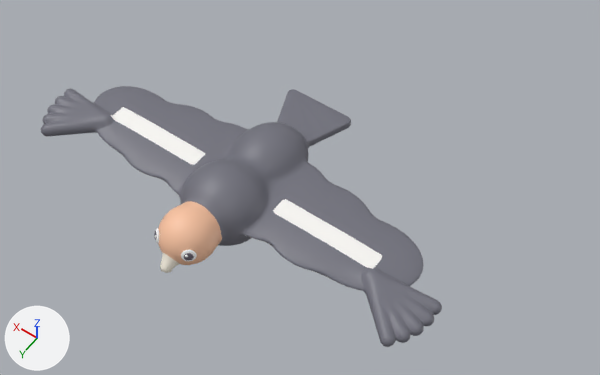
Renders of the glTF model game/art/models/california_condor.glb from each side of a commit.
Camera for both pictures: a 50 mm camera at (-1.7, 1.96, 4.14) aimed at (-0.23, -0.11, 0.89). The lights are fixed; the arrows at lower left show +X, +Y and +Z. The picture after the commit comes second. Vertices at exactly the same position are counted once.

Before the edit, the objects in view are built like this:
```python
me_california_condor_toon = bpy.data.meshes.new('california_condor_toon')
me_california_condor_toon.from_pydata(...)  # 5618 vertices, 11232 faces; spans x -1.15..1.15, y -0.63..0.66, z 0.72..1.12
me_california_condor_toon.materials.append(mat_defaultmaterial)
me_california_condor_toon_face = bpy.data.meshes.new('california_condor_toon_face')
me_california_condor_toon_face.from_pydata(...)  # 812 vertices, 1600 faces; spans x -0.121..0.121, y 0.541..0.592, z 0.965..1.034
me_california_condor_toon_face.materials.append(mat_defaultmaterial_001)
ob_california_condor_toon = bpy.data.objects.new('california_condor_toon', me_california_condor_toon)
ob_california_condor_toon.location = (0.0, 0.0, 0.0)
ob_california_condor_toon_face = bpy.data.objects.new('california_condor_toon_face', me_california_condor_toon_face)
ob_california_condor_toon_face.location = (0.0, 0.0, 0.0)
```
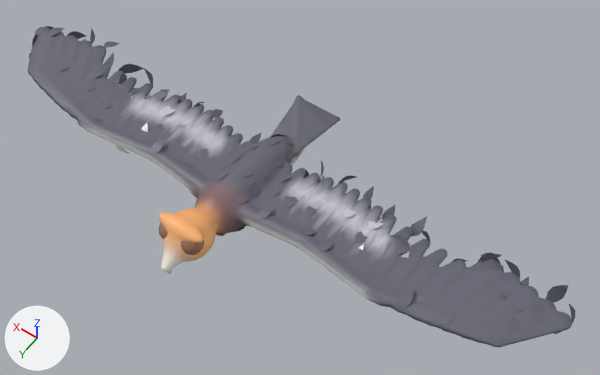
Changed parts and their boxes (x1, y1, x2, y2) in the pictures (600 x 375 px):
'california_condor_toon', reshaped, moved (37% wider, 23% taller)
    before: (41, 86, 442, 347)
    after: (27, 26, 575, 347)
'california_condor_toon_face', deleted
    before: (154, 228, 197, 261)
part 1 of me_california_condor_toon, added
    after: (27, 26, 575, 347)
part 2 of me_california_condor_toon, deleted
    before: (41, 86, 442, 347)

The change in detail:
me_california_condor_toon is used by ob_california_condor_toon; location (0.0, 0.0, 0.0).
me_california_condor_toon had 5618 vertices, 11232 faces and spanned x -1.15..1.15, y -0.63..0.66, z 0.72..1.12.
me_california_condor_toon now has 10197 vertices, 18721 faces and spans x -1.64..1.64, y -0.64..0.63, z -0.15..0.2.
me_california_condor_toon part 1: 10197 vertices added at x -1.64..1.64, y -0.64..0.63, z -0.15..0.2.
me_california_condor_toon part 2: 5618 vertices removed from x -1.15..1.15, y -0.63..0.66, z 0.72..1.12.
Object 'california_condor_toon' (ob_california_condor_toon) moves from (0.0, 0.0, 0.0) to (0.0, 0.025, 0.9).
Object 'california_condor_toon_face' (ob_california_condor_toon_face) is deleted.
